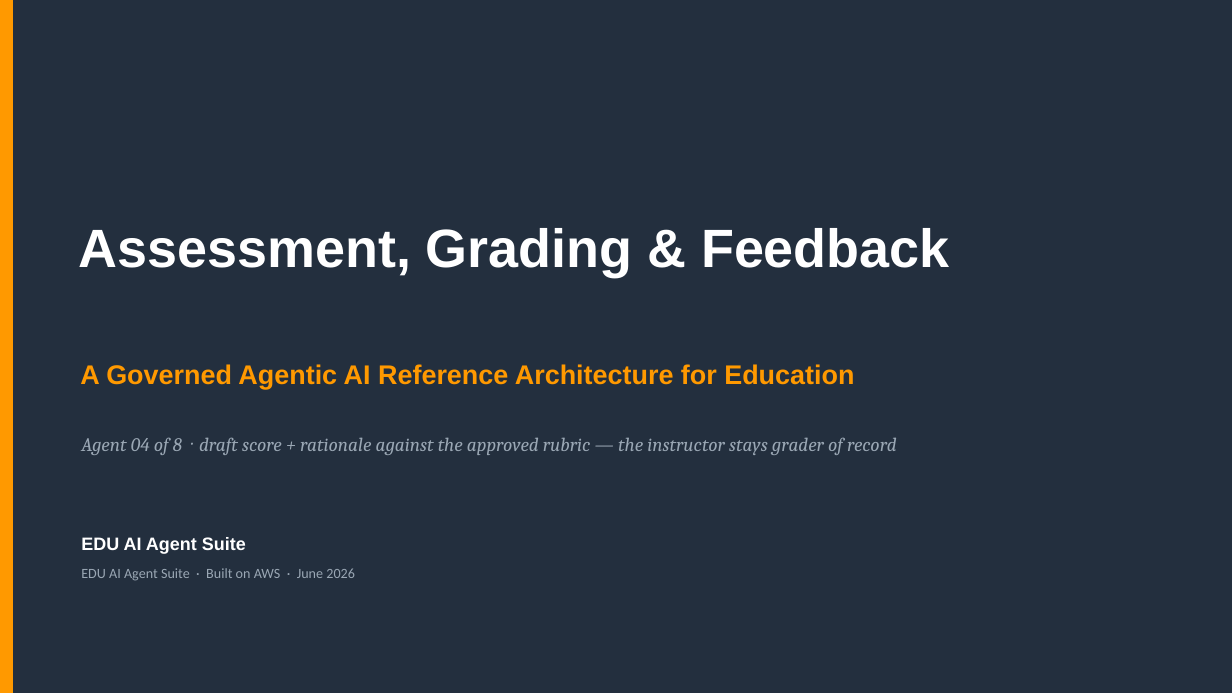
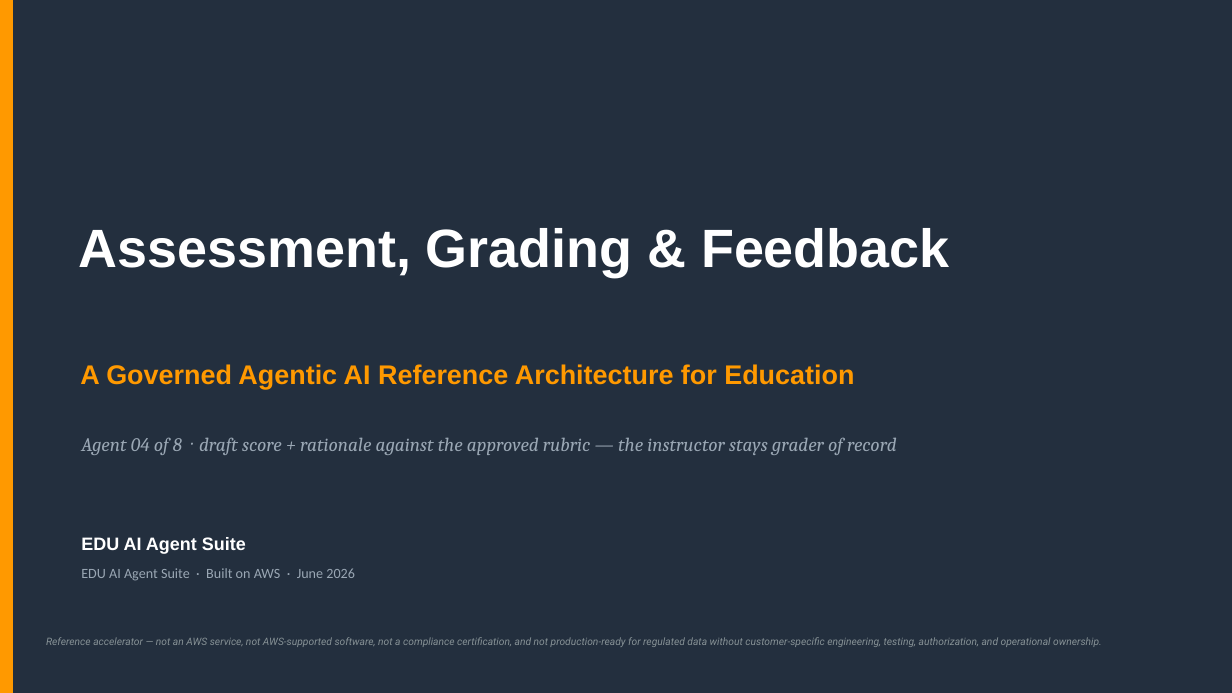
Before and after one commit to virtualryder/edu-ai-agents, a slide deck: slide 1 of decks/EDU-04-Assessment-Grading-Feedback.pptx. Drawn at 1232x693 pixels with LibreOffice and Linux fonts; fonts in the diff are those of the drawing. Boxes give left, top, right and bottom in pixels: in the first picture for what was removed or moved away, otherwise in the second. Text is boxed around its words. In the diff, an @@ line names an element or a change of style, - is before the commit and + after.

```diff
--- a/decks/EDU-04-Assessment-Grading-Feedback.pptx
+++ b/decks/EDU-04-Assessment-Grading-Feedback.pptx
@@ text added at [46,637,1102,647], 8 pt, text #879296, italic @@
+Reference accelerator — not an AWS service, not AWS-supported software, not a compliance certification, and not production-ready for regulated data without customer-specific engineering, testing, authorization, and operational ownership.
```
Also in this commit, not shown: 1 slide added, 11 other files.
